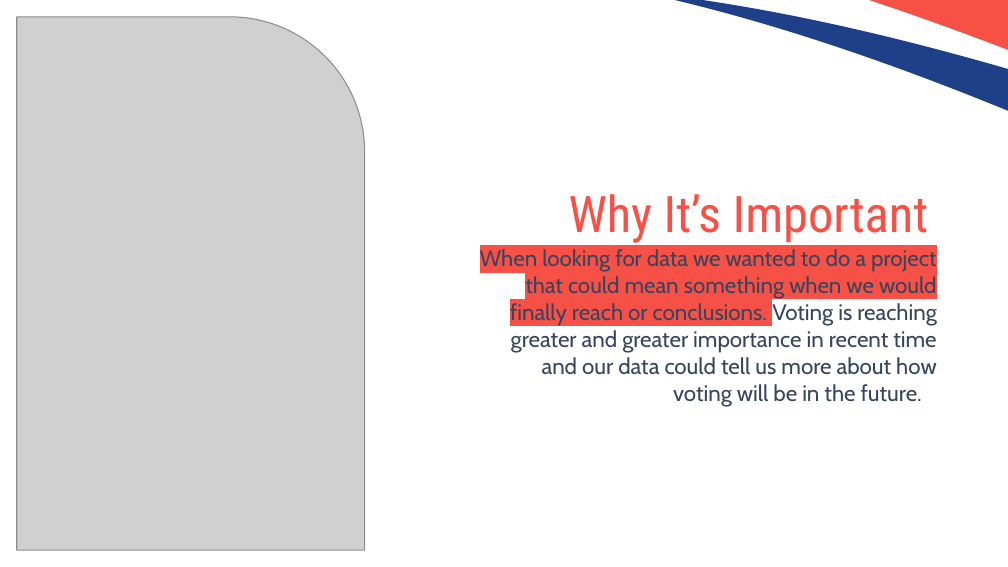
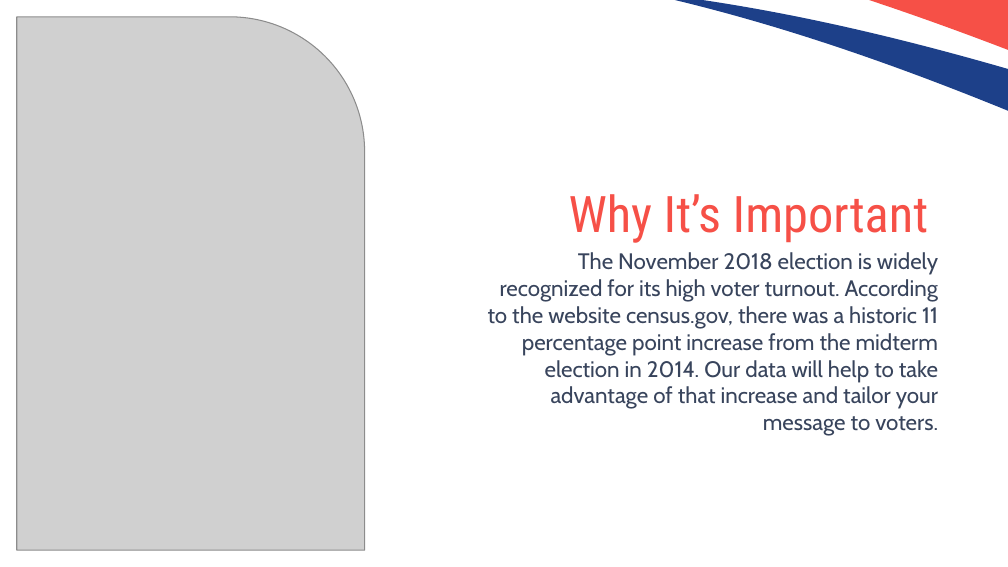
Before and after one commit to dave1407/Project3.github.io, a slide deck: slide 4 of Voting Trends.pptx. Drawn at 1008x567 pixels with LibreOffice and Linux fonts; fonts in the diff are those of the drawing; grey boxes stand for pictures. Boxes give left, top, right and bottom in pixels: in the first picture for what was removed or moved away, otherwise in the second. Text is boxed around its words. In the diff, an @@ line names an element or a change of style, - is before the commit and + after.

```diff
--- a/Voting Trends.pptx
+++ b/Voting Trends.pptx
@@ subtitle at (488, 252, 938, 436): text changed @@
-When looking for data we wanted to do a project that could mean something when we would finally reach or conclusions. Voting is reaching greater and greater importance in recent time and our data could tell us more about how voting will be in the future.
+The November 2018 election is widely recognized for its high voter turnout. According to the website census.gov, there was a historic 11 percentage point increase from the midterm election in 2014. Our data will help to take advantage of that increase and tailor your message to voters.
```
Also in this commit, not shown: 3 other slides changed, 1 slide added, 1 slide removed.
